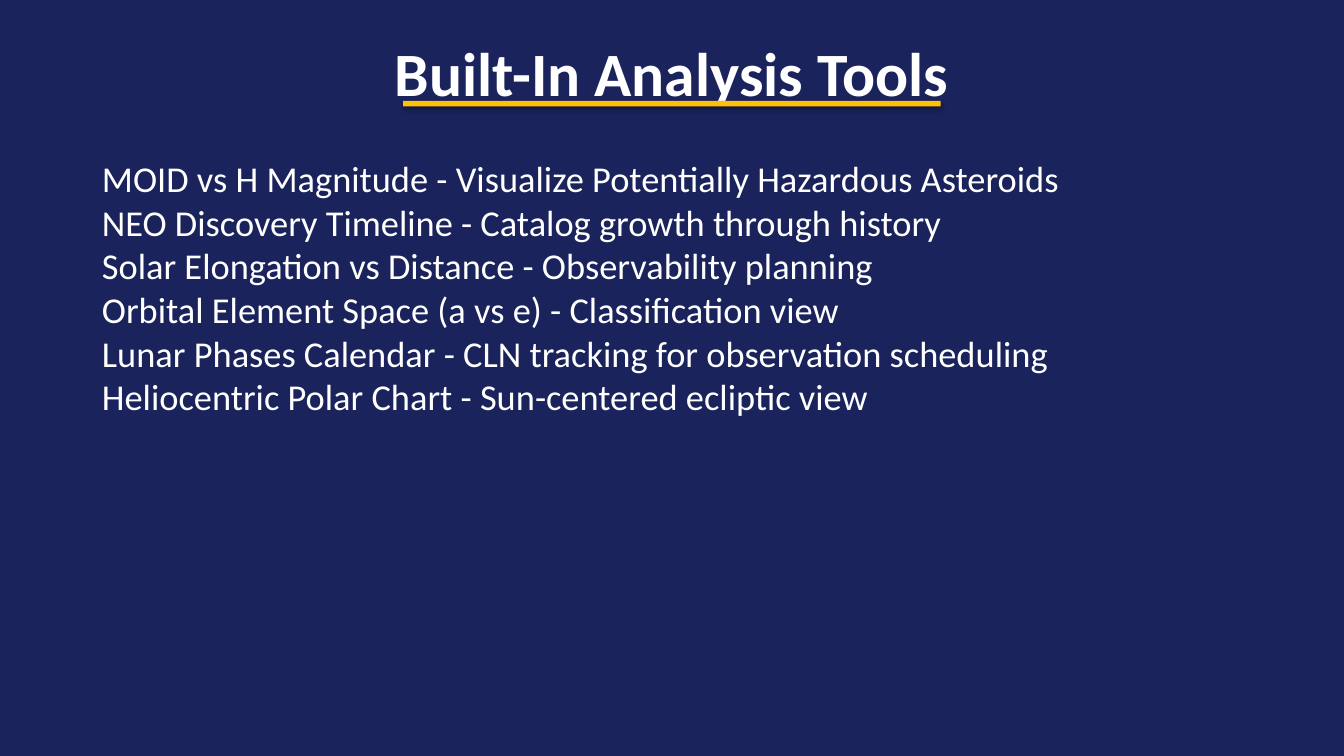
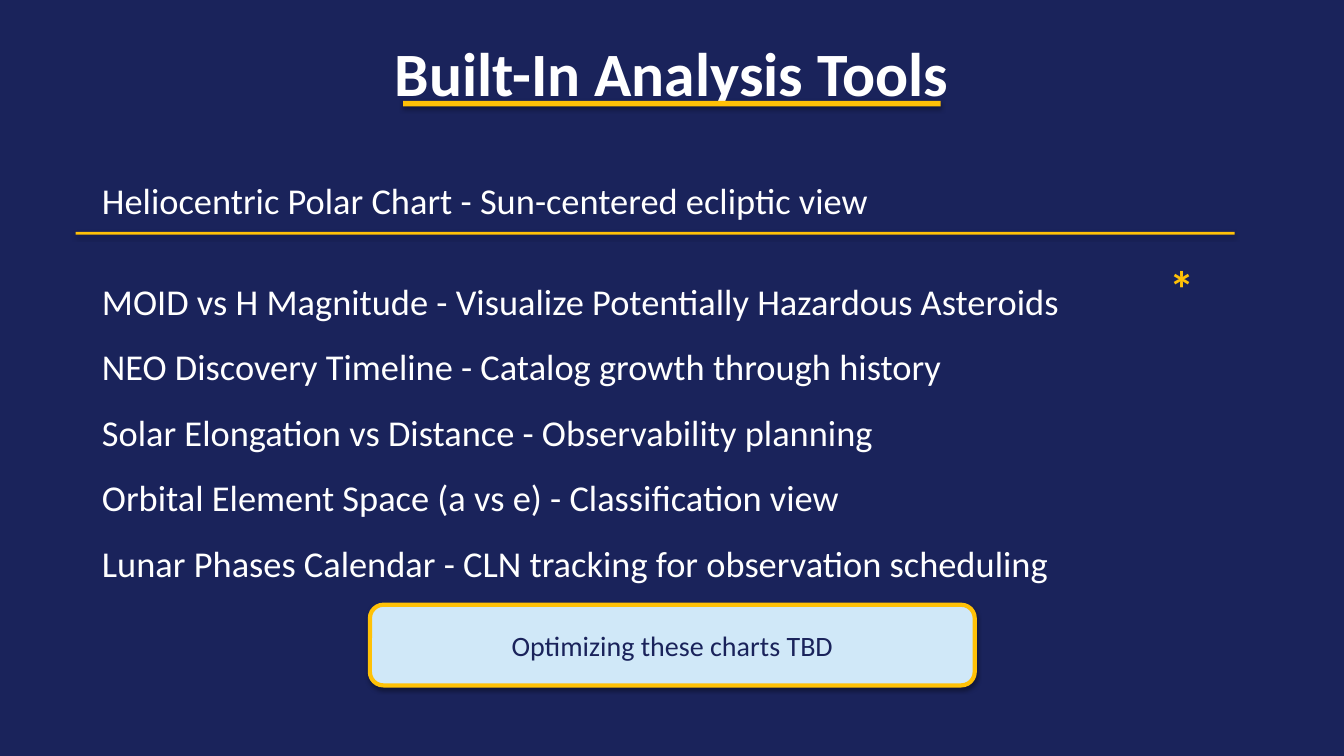
Before and after one commit to rlseaman/neolyzer, a slide deck: slide 6 of presentations/NEOlyzer_Demo.pptx. Drawn at 1344x756 pixels with LibreOffice and Linux fonts; fonts in the diff are those of the drawing. Boxes give left, top, right and bottom in pixels: in the first picture for what was removed or moved away, otherwise in the second. Text is boxed around its words. In the diff, an @@ line names an element or a change of style, - is before the commit and + after.

```diff
--- a/presentations/NEOlyzer_Demo.pptx
+++ b/presentations/NEOlyzer_Demo.pptx
@@ text added at box(102, 188, 868, 220), 26 pt, text #FFFFFF @@
+Heliocentric Polar Chart - Sun-centered ecliptic view
@@ rectangle added at box(76, 232, 1235, 235), fill #FFC107 @@
@@ text "MOID vs H Magnitude - ...": place and size @@
-text "MOID vs H Magnitude - ..." at box(102, 166, 1059, 416)
+text "MOID vs H Magnitude - ..." at box(102, 289, 1059, 584)
@@ text "MOID vs H Magnitude - ..." at box(102, 289, 1059, 584): line spacing 1 to 1.5 @@
@@ text added at box(1159, 252, 1210, 302), 36 pt, text #FFC107, bold @@
+*
@@ text at box(102, 384, 868, 416): paragraph removed @@
-Heliocentric Polar Chart - Sun-centered ecliptic view
@@ rounded rectangle added at box(370, 605, 975, 686), fill #D0E8F8, outline #FFC107 3 pt, 20 pt, text #1A235B @@
+Optimizing these charts TBD
```
Also in this commit, not shown: 8 other slides changed, 1 other file.
